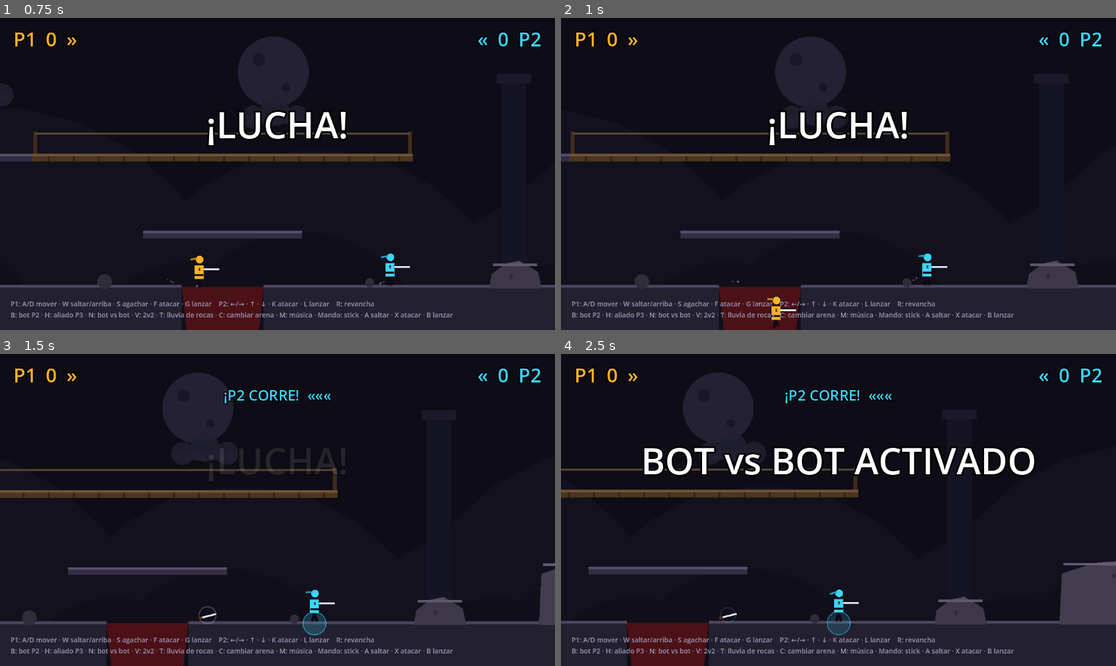
Above: before the commit, frames 1-4 (two rows, left to right).
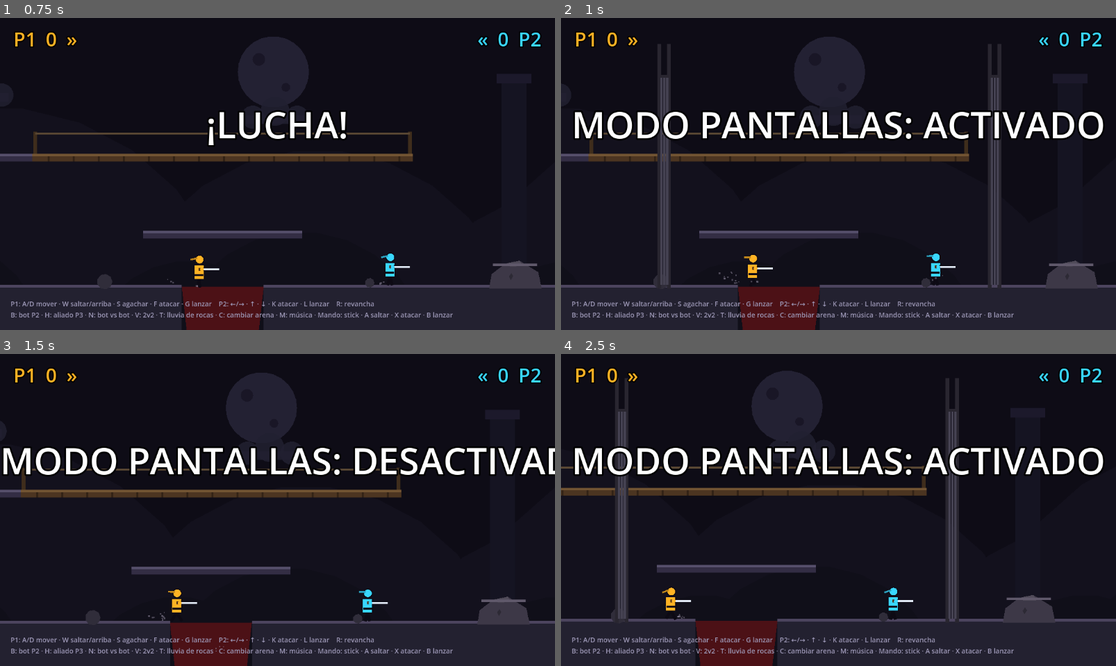
Above: after the commit, the same moments.

Repository: tigreton/nidhogg-2.1
Game: Godot game, scene res://scenes/main.tscn
Two runs of this game, one before a commit and one after it. Both use one fixed random seed, a clock stepped at 60 frames per second and the inputs below.
Inputs:
- Up to frame 1 (0.75 s): hold D (p1_right) from 0.53 s (still down); tap Right (p2_right) at 0.6 s
- Up to frame 2 (1 s): keep holding D (p1_right); tap W (p1_jump) at 0.77 s; tap P (toggle_sections, bound only after the commit) at 0.8 s
- Up to frame 3 (1.5 s): keep holding D (p1_right); tap P (toggle_sections, bound only after the commit) at 1.35 s
- Up to frame 4 (2.5 s): tap W (p1_jump) at 1.52 s; tap Right (p2_right) at 1.55 s; release D (p1_right) at 2.03 s; hold A (p1_left) from 2.03 s (still down); tap N (bot_vs_bot) at 2.1 s; tap P (toggle_sections, bound only after the commit) at 2.3 s

Frame 1 is identical in both runs. In frame 2, 11% of the frame differs, in the area x 0-98%, y 6-100%; in frame 3, 16%; in frame 4, 21%, in the area x 0-100%, y 5-100%.

Commit message:
Tarea 25: modo pantallas con 7 secciones y rejas (tecla P)

Diff:
--- a/scripts/game.gd
+++ b/scripts/game.gd
@@ -6,6 +6,7 @@
 ## lluvia de rocas (T) y modo 2v2 por equipos (V).
 
 const LEVEL_W := 4800.0
+const SECTION_COUNT := 7
 const GROUND_Y := 560.0
 # --- geometría por arena (la fija _load_arena; estos son los valores de la arena 0) ---
 var PIT_X0 := 2210.0
@@ -106,6 +107,10 @@
 var chaos_timer := 0.0
 var chaos_count := 0
 var mode_2v2 := false
+var sections_mode := false
+var section_index := 3
+var sect_conquered := [0, 0]
+var gates: Array[SectionGate] = []
 
 var camera: Camera2D
 var msg_label: Label
@@ -205,6 +210,7 @@
 		"pause": [KEY_ESCAPE], "bot_vs_bot": [KEY_N],
 		"toggle_ally": [KEY_H], "toggle_2v2": [KEY_V], "toggle_chaos": [KEY_T],
 		"toggle_arena": [KEY_C],
+		"toggle_sections": [KEY_P],
 		# P3/P4 solo se controlan por bot: acciones registradas vacías
 		"p3_left": [], "p3_right": [], "p3_up": [], "p3_down": [],
 		"p3_jump": [], "p3_attack": [], "p3_throw": [],
@@ -514,6 +520,44 @@
 		draw_circle(Vector2.ZERO, radius * f, Color(1.0, 0.75, 0.3, 0.10))
 
 
+class SectionGate extends Node2D:
+	## Reja entre secciones: cuerpo estático + barrotes visibles. Al abrirse,
+	## los barrotes se recogen hacia arriba y la colisión se desactiva.
+	var body: StaticBody2D
+	var open := false
+
+	func _init(cx: float) -> void:
+		position = Vector2(cx, 0.0)
+		body = StaticBody2D.new()
+		body.collision_layer = 2
+		body.collision_mask = 0
+		var cs := CollisionShape2D.new()
+		var rect := RectangleShape2D.new()
+		rect.size = Vector2(14.0, 700.0)
+		cs.shape = rect
+		cs.position = Vector2(0, 350.0)
+		body.add_child(cs)
+		add_child(body)
+
+	func set_open(v: bool) -> void:
+		open = v
+		body.get_child(0).set_deferred("disabled", v)
+		queue_redraw()
+
+	func _draw() -> void:
+		var iron := Color(0.16, 0.15, 0.19)
+		var lite := Color(0.27, 0.26, 0.32)
+		draw_rect(Rect2(-14, 60.0, 8.0, 508.0), iron)
+		draw_rect(Rect2(6.0, 60.0, 8.0, 508.0), iron)
+		var top := 66.0 if open else 130.0
+		var bot := 126.0 if open else 560.0
+		var bx := -6.0
+		while bx <= 6.0:
+			draw_rect(Rect2(bx - 2.5, top, 5.0, bot - top), lite)
+			bx += 6.0
+		draw_rect(Rect2(-10.0, top - 6.0, 20.0, 6.0), iron)
+
+
 func _bridge() -> void:
 	# puente de madera en alto: ruta alternativa sobre el foso central
 	_static_box(BRIDGE_X0, BRIDGE_Y, BRIDGE_X1, BRIDGE_Y + 16.0)
@@ -788,6 +832,77 @@
 		show_msg("LLUVIA DE ROCAS: DESACTIVADA", 0.8)
 
 
+func set_sections(on: bool) -> void:
+	if on == sections_mode:
+		return
+	sections_mode = on
+	for g in gates:
+		g.queue_free()
+	gates.clear()
+	if on:
+		var w := LEVEL_W / float(SECTION_COUNT)
+		for k in range(1, SECTION_COUNT):
+			var g := SectionGate.new(w * float(k))
+			g.z_index = 5
+			add_child(g)
+			gates.append(g)
+	section_index = 3
+	sect_conquered = [0, 0]
+	scores = [0, 0]
+	stats = _fresh_stats()
+	match_over = false
+	stats_label.visible = false
+	set_chaos(false)
+	_update_hud()
+	_start_round()
+	show_msg("MODO PANTALLAS: %s" % ("ACTIVADO" if on else "DESACTIVADO"), 1.0)
+
+
+func _update_gates() -> void:
+	var w := LEVEL_W / float(SECTION_COUNT)
+	var rw := right_of_way
+	for i in gates.size():
+		var border := float(i + 1) * w
+		var open := false
+		if rw != null and rw.state != Player.State.DEAD:
+			if rw.goal_dir > 0:
+				open = rw.position.x > border - w and rw.position.x < border + 40.0
+			else:
+				open = rw.position.x < border + w and rw.position.x > border - 40.0
+		if gates[i].open != open:
+			gates[i].set_open(open)
+
+
+func _cross_section(sec: int) -> void:
+	var w := LEVEL_W / float(SECTION_COUNT)
+	var dir := 1 if sec > section_index else -1
+	section_index = sec
+	sect_conquered[_team(right_of_way)] += 1
+	show_msg("¡SECCIÓN CONQUISTADA!", 0.9)
+	sfx(right_of_way.position, "point", -14.0)
+	var x_entry := w * float(sec) + 70.0 if dir > 0 else w * float(sec + 1) - 70.0
+	var x_far := w * float(sec + 1) - 90.0 if dir > 0 else w * float(sec) + 90.0
+	right_of_way.position.x = x_entry
+	for p in players:
+		if p == right_of_way or p.state == Player.State.DEAD:
+			continue
+		p.position.x = x_far
+		p.invuln_time = maxf(p.invuln_time, 0.8)
+
+
+func _update_sections() -> void:
+	if not sections_mode:
+		return
+	_update_gates()
+	var rw := right_of_way
+	if rw == null or rw.state == Player.State.DEAD or round_lock > 0.0:
+		return
+	var w := LEVEL_W / float(SECTION_COUNT)
+	var sec := clampi(int(rw.position.x / w), 0, SECTION_COUNT - 1)
+	if sec != section_index:
+		_cross_section(sec)
+
+
 func _build_camera() -> void:
 	camera = Camera2D.new()
 	camera.position = Vector2(VIEW_W * 0.5, VIEW_H * 0.5 + 6.0)
@@ -898,6 +1013,8 @@
 		r.queue_free()
 	rocks.clear()
 	right_of_way = null
+	section_index = 3
+	sect_conquered = [0, 0]
 	weapon_idx = [0, 0]
 	for p in players:
 		p.weapon_id = "florete"
@@ -1018,6 +1135,8 @@
 		set_mode_2v2(not mode_2v2)
 	if Input.is_action_just_pressed("toggle_arena"):
 		set_arena(arena_id + 1)
+	if Input.is_action_just_pressed("toggle_sections"):
+		set_sections(not sections_mode)
 	if Input.is_action_just_pressed("toggle_chaos"):
 		set_chaos(not chaos)
 	if Input.is_action_just_pressed("toggle_music"):
@@ -1055,6 +1174,7 @@
 	_update_arrows(delta)
 	_update_rocks(delta)
 	_update_pickups()
+	_update_sections()
 	_check_goals()
 	_update_camera()
 
@@ -1257,6 +1377,15 @@
 	if right_of_way == null:
 		var offs := [220.0, -220.0, 620.0, -620.0]
 		return Vector2(LEVEL_W * 0.5 + offs[p.player_id - 1], 200.0)
+	if sections_mode:
+		var w := LEVEL_W / float(SECTION_COUNT)
+		var sdir := 1 if right_of_way.goal_dir > 0 else -1
+		var sec := clampi(section_index + sdir, 0, SECTION_COUNT - 1)
+		var cx := w * (float(sec) + 0.5)
+		if sec == section_index:
+			# ya no hay sección delante: reaparece al fondo de la actual
+			cx = w * float(sec + 1) - 100.0 if sdir > 0 else w * float(sec) + 100.0
+		return Vector2(cx, 200.0)
 	var dir := float(right_of_way.goal_dir)
 	var x := right_of_way.position.x + dir * 540.0
 	if x > PIT_X0 - 50.0 and x < PIT_X1 + 50.0:
--- a/test/smoke_test.gd
+++ b/test/smoke_test.gd
@@ -318,6 +318,35 @@
 	_check(game.arrows.size() == 1 and game.arrows[0].bounces >= 1, "Arco: la flecha quedó rebotada en vuelo")
 	p1.weapon_id = "florete"
 
+	# 19. Modo pantallas (P): rejas que solo cruza quien tiene el paso
+	game.set_sections(true)
+	_check(game.sections_mode and game.gates.size() == 6, "Pantallas: 6 rejas activas")
+	_check(game.section_index == 3, "Pantallas: empieza en la sección central")
+	# suelo firme dentro de la ventana de apertura de la reja 4 (no sobre el foso)
+	p1.position = Vector2(2500.0, 531.0)
+	p2.position = Vector2(2600.0, 531.0)
+	p1.velocity = Vector2.ZERO
+	p2.velocity = Vector2.ZERO
+	p1.state = 0
+	p2.state = 0
+	game.right_of_way = p1
+	await get_tree().physics_frame
+	await get_tree().physics_frame
+	_check(game.gates[3].open, "Pantallas: la reja del corredor se abre")
+	p2.position = Vector2(3000.0, 531.0)
+	p2.velocity = Vector2.ZERO
+	Input.action_press("p2_right")
+	await get_tree().create_timer(1.6).timeout
+	Input.action_release("p2_right")
+	_check(p2.position.x < 3420.0, "Pantallas: la reja cerrada bloquea al defensor")
+	Input.action_press("p1_right")
+	await get_tree().create_timer(2.0).timeout
+	Input.action_release("p1_right")
+	_check(game.section_index == 4, "Pantallas: P1 conquistó la sección 5")
+	_check(game.sect_conquered[0] == 1, "Pantallas: conquista contada por equipo")
+	game.set_sections(false)
+	_check(not game.sections_mode and game.gates.is_empty(), "Pantallas: desactivar quita las rejas")
+
 	print("")
 	if fails.is_empty():
 		print("SMOKE OK - todas las mecánicas funcionan")
